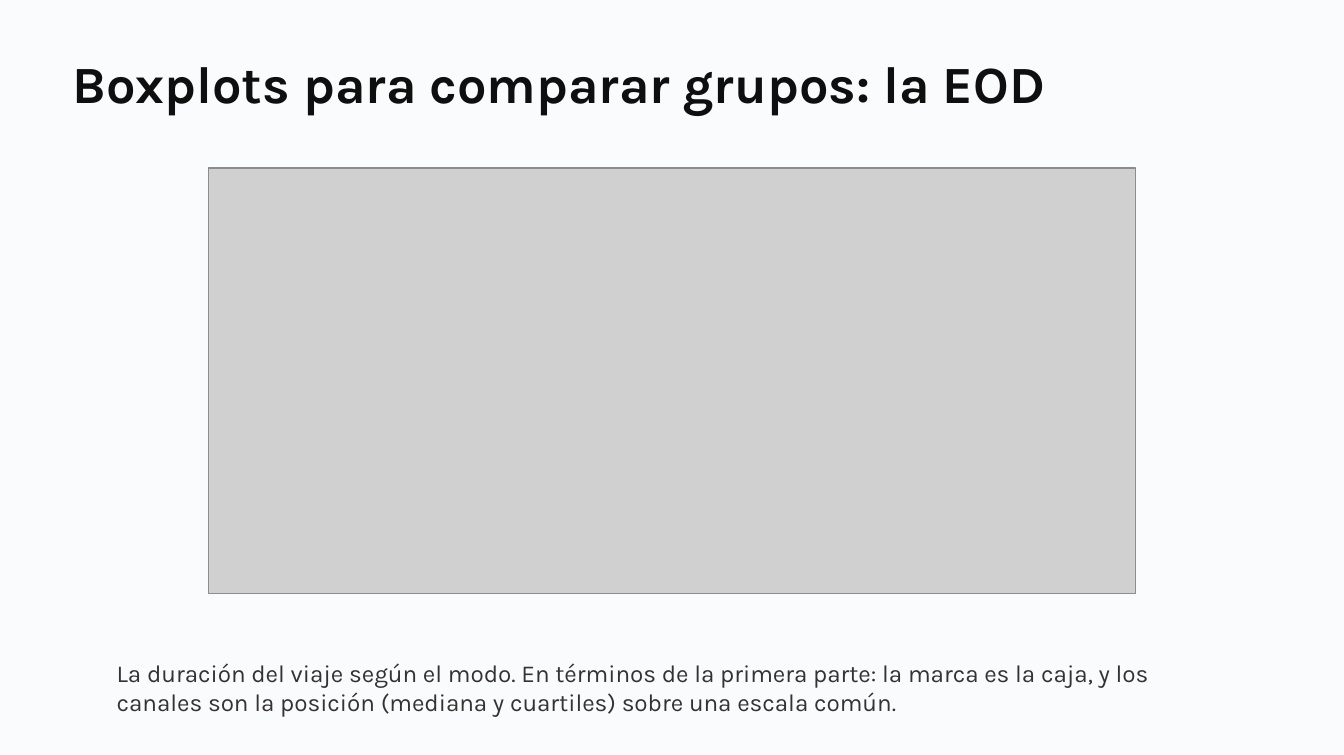
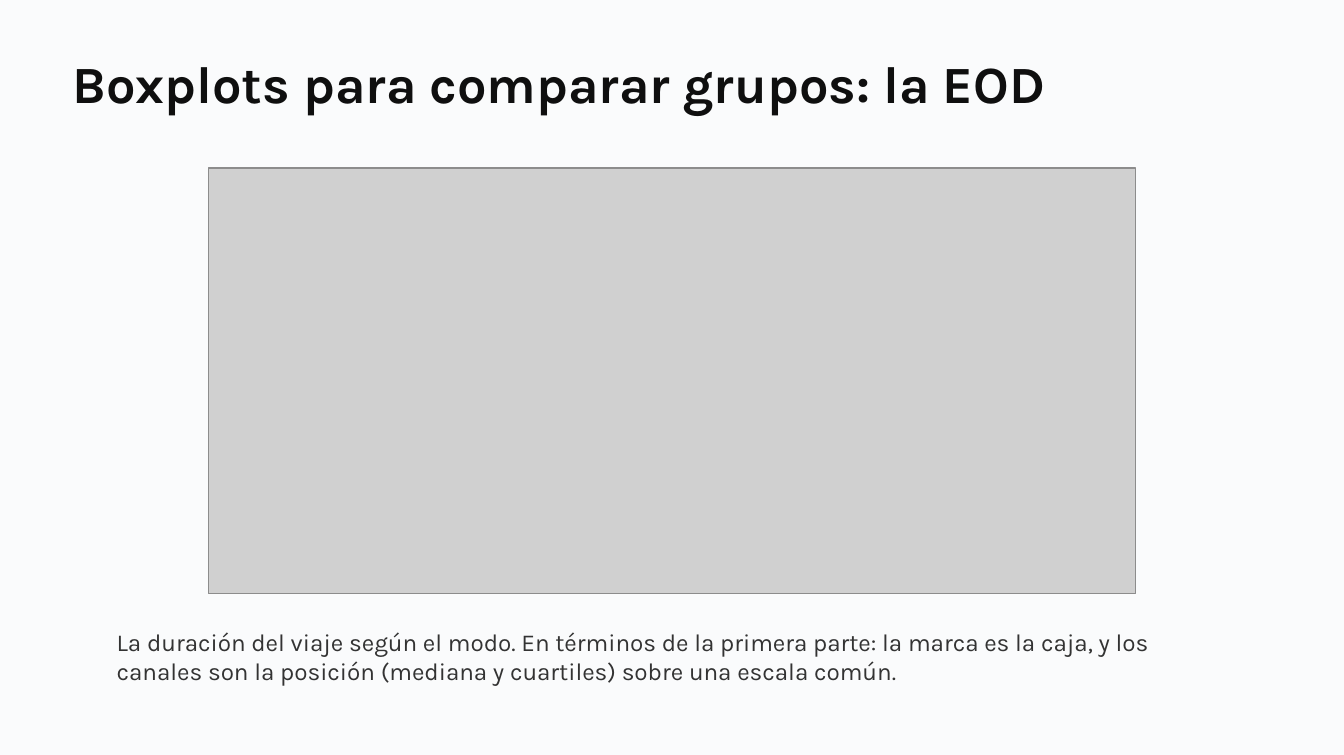
Before and after one commit to daniopitz/cienciadatos, a slide deck: slide 57 of presentaciones/clase03_visualizacion_eda.pptx. Drawn at 1344x755 pixels with LibreOffice and Linux fonts; fonts in the diff are those of the drawing; grey boxes stand for pictures. Boxes give left, top, right and bottom in pixels: in the first picture for what was removed or moved away, otherwise in the second. Text is boxed around its words. In the diff, an @@ line names an element or a change of style, - is before the commit and + after.

```diff
--- a/presentaciones/clase03_visualizacion_eda.pptx
+++ b/presentaciones/clase03_visualizacion_eda.pptx
@@ text "La duración del viaje según ...": place and size @@
-text "La duración del viaje según ..." at (117,663,1149,717)
+text "La duración del viaje según ..." at (117,632,1149,686)
```
Also in this commit, not shown: 11 other slides changed, 1 other file.
